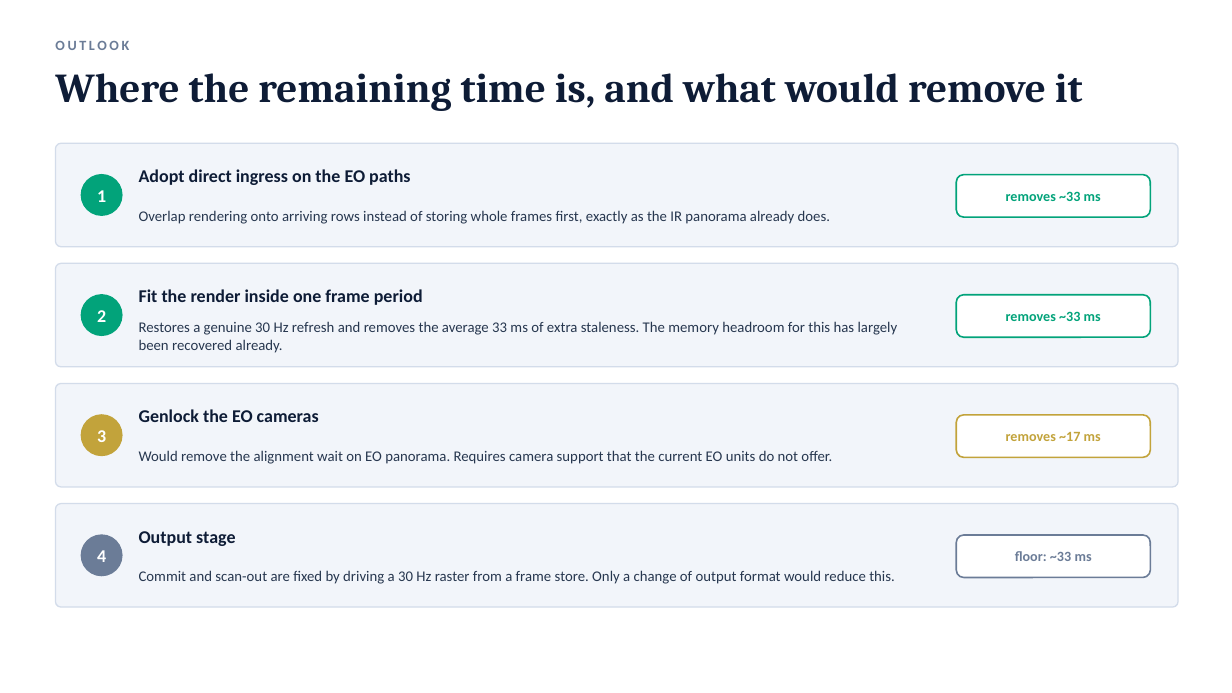
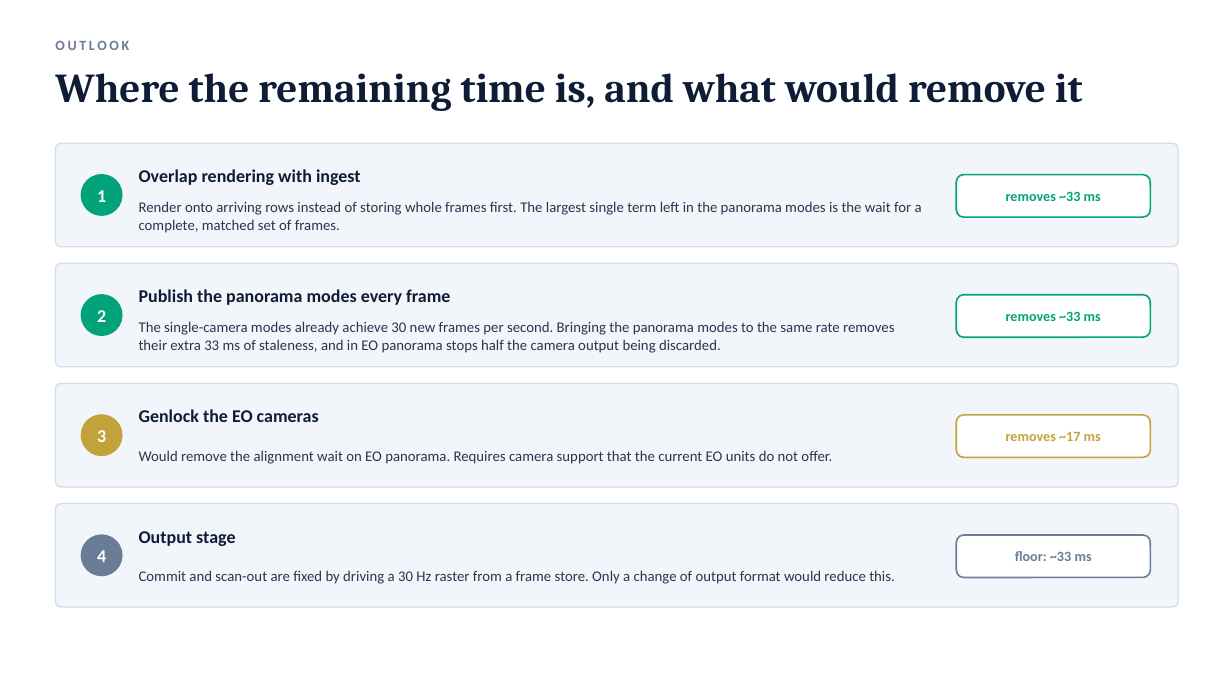
Before and after one commit to auuais/EO_Panorama_V19_M1, a slide deck: slide 10 of docs/latency/EO_IR_Panorama_Latency_Analysis.pptx. Drawn at 1232x693 pixels with LibreOffice and Linux fonts; fonts in the diff are those of the drawing. Boxes give left, top, right and bottom in pixels: in the first picture for what was removed or moved away, otherwise in the second. Text is boxed around its words. In the diff, an @@ line names an element or a change of style, - is before the commit and + after.

```diff
--- a/docs/latency/EO_IR_Panorama_Latency_Analysis.pptx
+++ b/docs/latency/EO_IR_Panorama_Latency_Analysis.pptx
@@ text at <box>139,169,361,185</box>: text changed @@
-Adopt direct ingress on the EO paths
+Overlap rendering with ingest
@@ text at <box>139,201,922,233</box>: text changed @@
-Overlap rendering onto arriving rows instead of storing whole frames first, exactly as the IR panorama already does.
+Render onto arriving rows instead of storing whole frames first. The largest single term left in the panorama modes is the wait for a complete, matched set of frames.
@@ text at <box>139,289,450,305</box>: text changed @@
-Fit the render inside one frame period
+Publish the panorama modes every frame
@@ text at <box>139,321,895,353</box>: text changed @@
-Restores a genuine 30 Hz refresh and removes the average 33 ms of extra staleness. The memory headroom for this has largely been recovered already.
+The single-camera modes already achieve 30 new frames per second. Bringing the panorama modes to the same rate removes their extra 33 ms of staleness, and in EO panorama stops half the camera output being discarded.
```
Also in this commit, not shown: 7 other slides changed, 3 other files.
